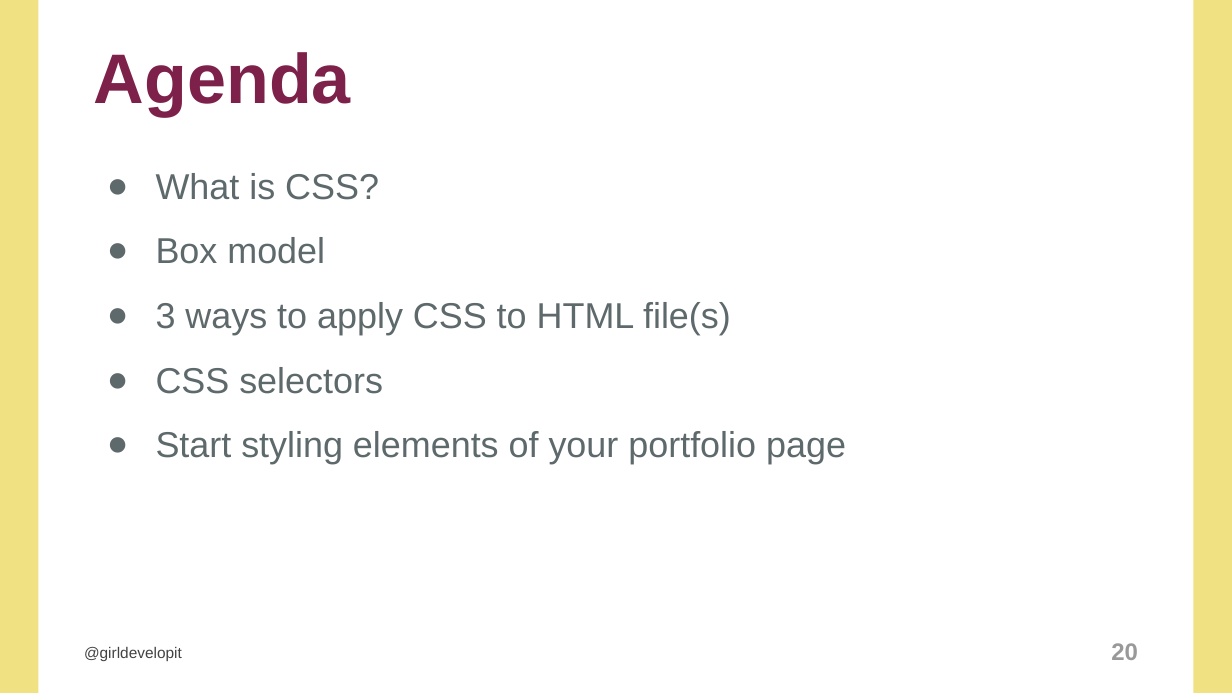
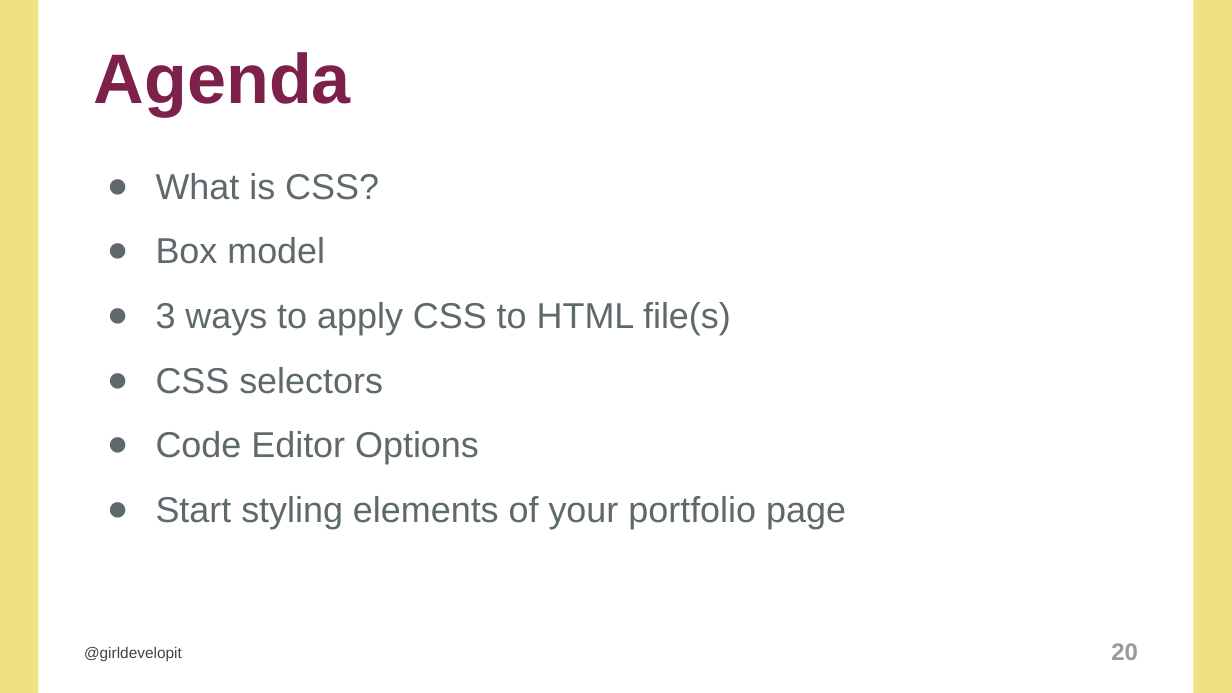
Before and after one commit to tinuola/gdi-curriculum, a slide deck: slide 20 of html-css/test-html-curriculum/Intro To HTML Slides (Test).pptx. Drawn at 1232x693 pixels with LibreOffice and Linux fonts; fonts in the diff are those of the drawing. Boxes give left, top, right and bottom in pixels: in the first picture for what was removed or moved away, otherwise in the second. Text is boxed around its words. In the diff, an @@ line names an element or a change of style, - is before the commit and + after.

```diff
--- a/html-css/test-html-curriculum/Intro To HTML Slides (Test).pptx
+++ b/html-css/test-html-curriculum/Intro To HTML Slides (Test).pptx
@@ text at [156,431,479,464]: paragraph added @@
+● Code Editor Options
```
